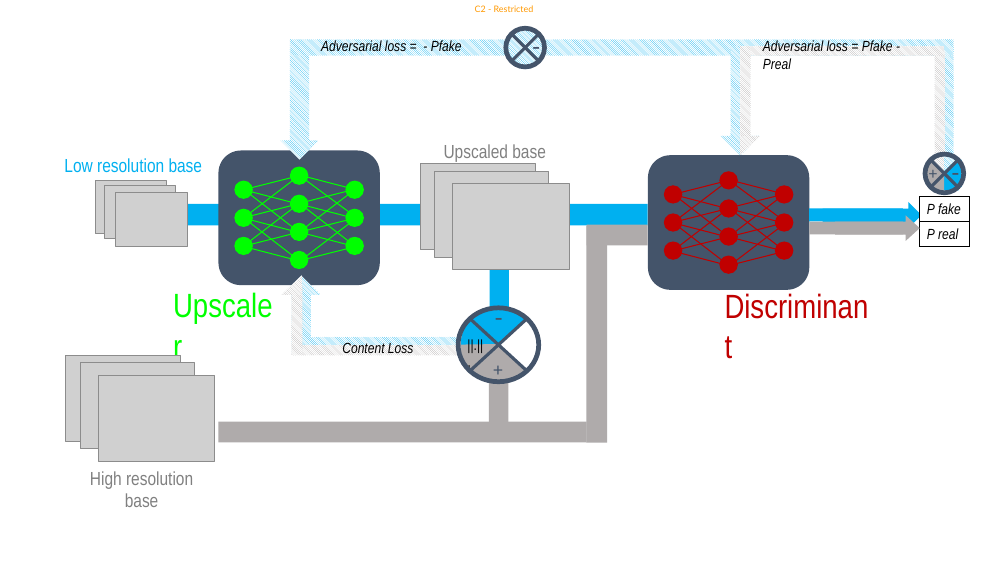
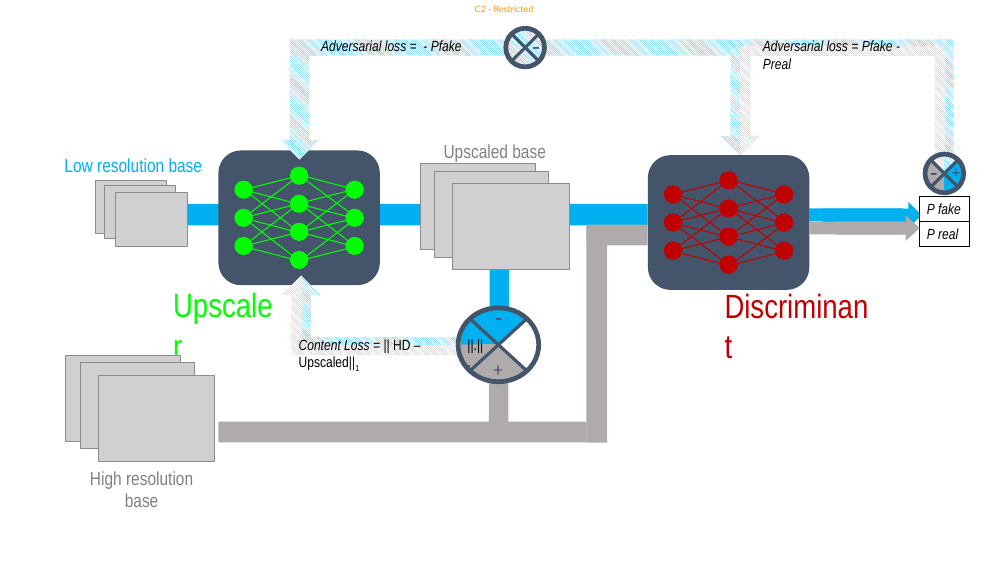
Before and after one commit to williampiat3/Upscale, a slide deck: slide 2 of illustrations/gan.pptx. Drawn at 1008x567 pixels with LibreOffice and Linux fonts; fonts in the diff are those of the drawing; grey boxes stand for pictures. Boxes give left, top, right and bottom in pixels: in the first picture for what was removed or moved away, otherwise in the second. Text is boxed around its words. In the diff, an @@ line names an element or a change of style, - is before the commit and + after.

Commit message:
sharing

```diff
--- a/illustrations/gan.pptx
+++ b/illustrations/gan.pptx
@@ text "-": place and size @@
-text "-" at [944, 152, 990, 190]
+text "-" at [923, 152, 968, 190]
@@ text "+": place and size @@
-text "+" at [922, 160, 967, 188]
+text "+" at [944, 158, 990, 186]
@@ text at [299, 338, 410, 371]: text changed; italic off @@
-Content Loss
+Content Loss = || HD – Upscaled||1
```
